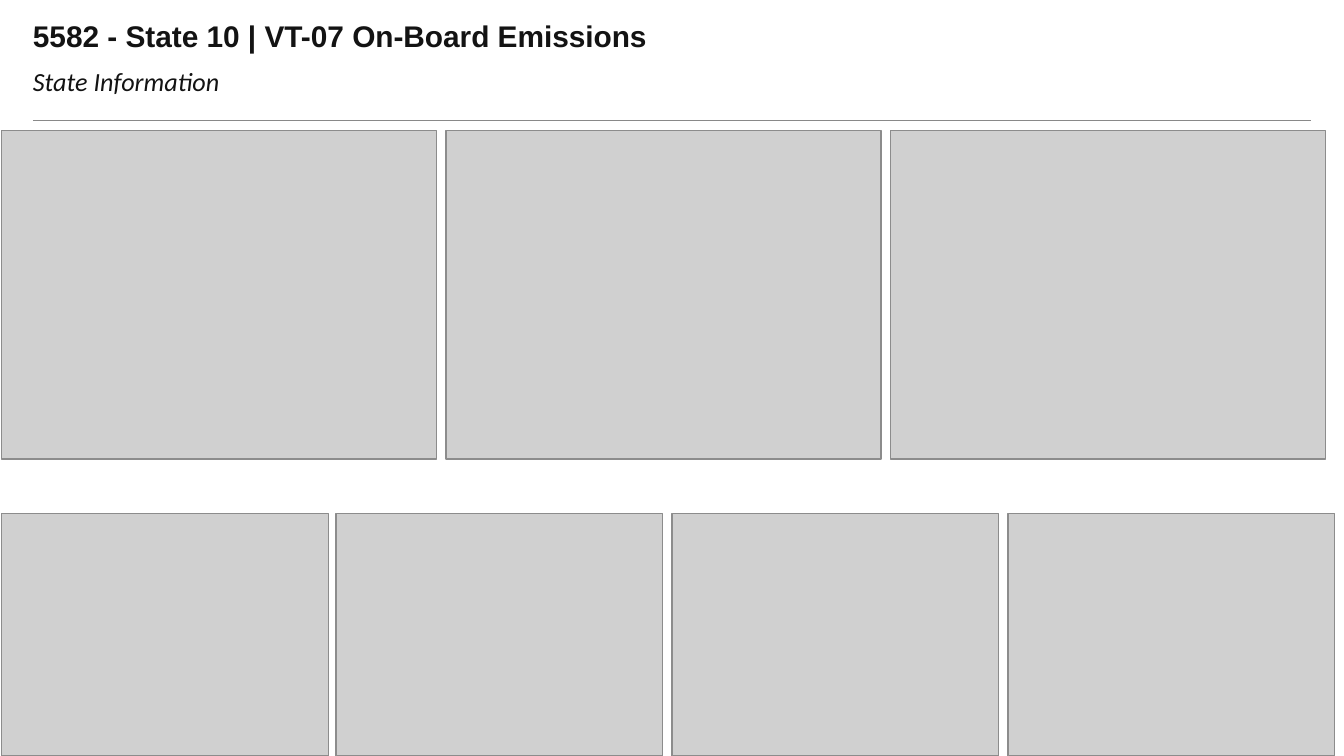
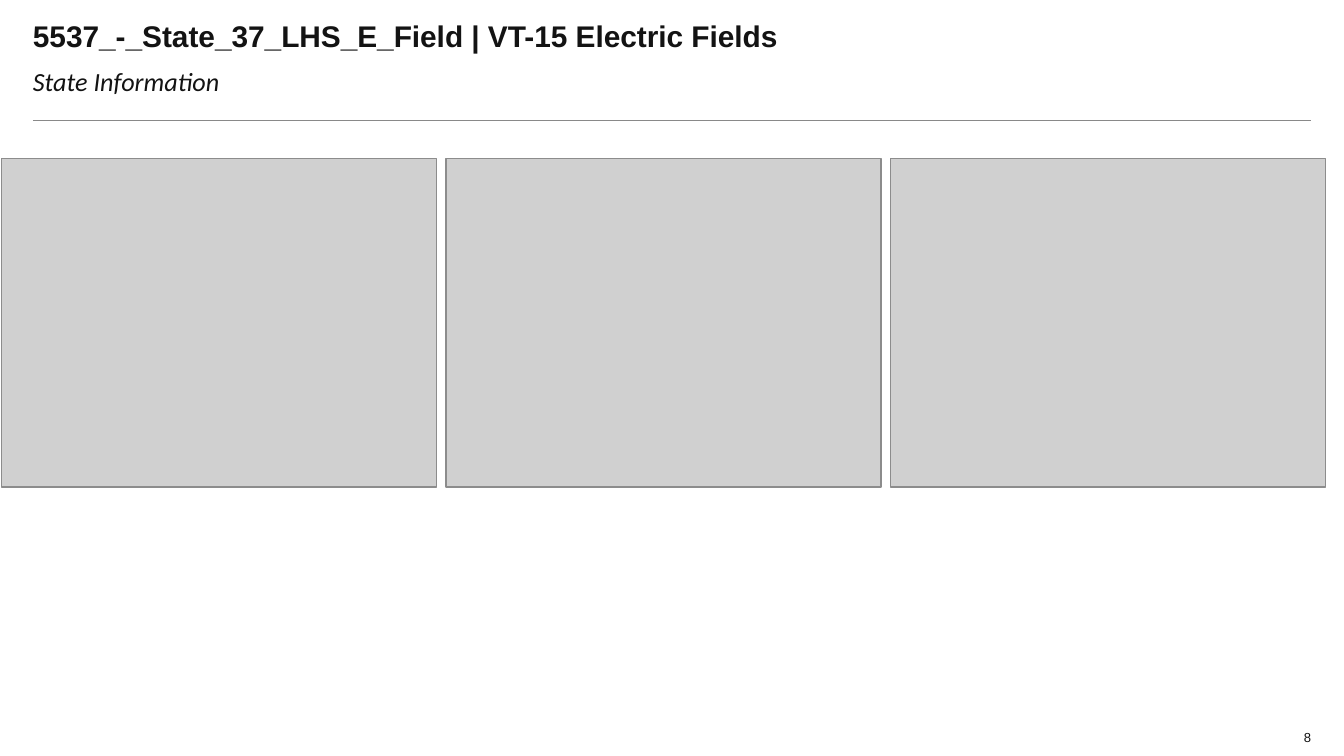
Before and after one commit to Laurapaws/graphGrabber, a slide deck: slide 8 of newDeck.pptx. Drawn at 1344x756 pixels with LibreOffice and Linux fonts; fonts in the diff are those of the drawing; grey boxes stand for pictures; background and template pictures are left out. Boxes give left, top, right and bottom in pixels: in the first picture for what was removed or moved away, otherwise in the second. Text is boxed around its words. In the diff, an @@ line names an element or a change of style, - is before the commit and + after.

```diff
--- a/newDeck.pptx
+++ b/newDeck.pptx
@@ title at <box>33,25,777,51</box>: text changed @@
-5582 - State 10 | VT-07 On-Board Emissions
+5537_-_State_37_LHS_E_Field | VT-15 Electric Fields
@@ 3 pictures: place and size @@
-3 pictures at <box>1,130,1325,458</box>
+3 pictures at <box>1,159,1325,487</box>
@@ picture removed at <box>1,513,328,756</box> @@
@@ picture removed at <box>336,513,663,756</box> @@
@@ picture removed at <box>672,513,999,756</box> @@
@@ picture removed at <box>1008,513,1335,756</box> @@
@@ page number added at <box>1304,733,1311,742</box>, 7 pt, text #131313 @@
+8
```
Also in this commit, not shown: 8 other slides changed, 5 other files.
